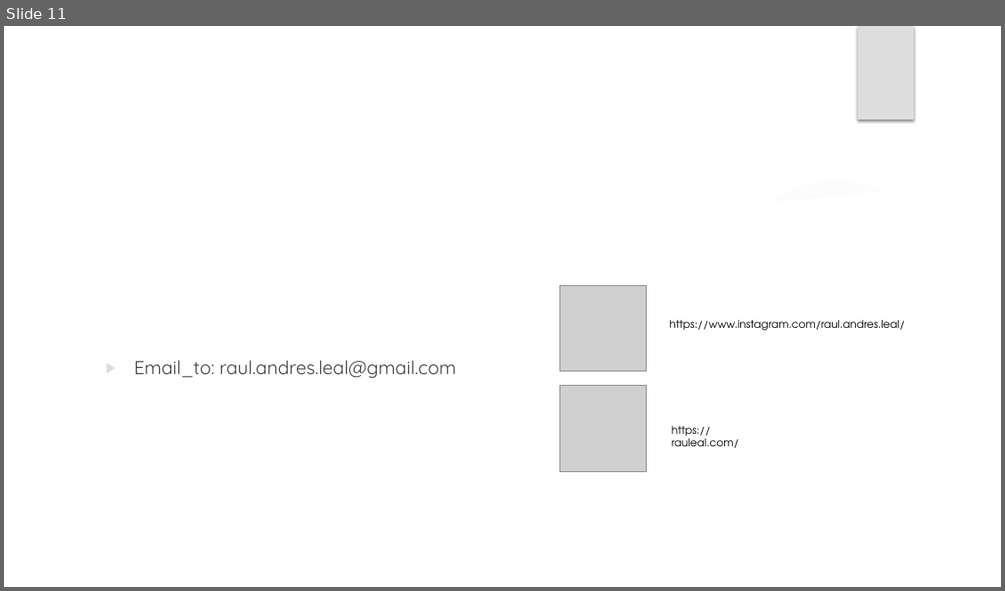
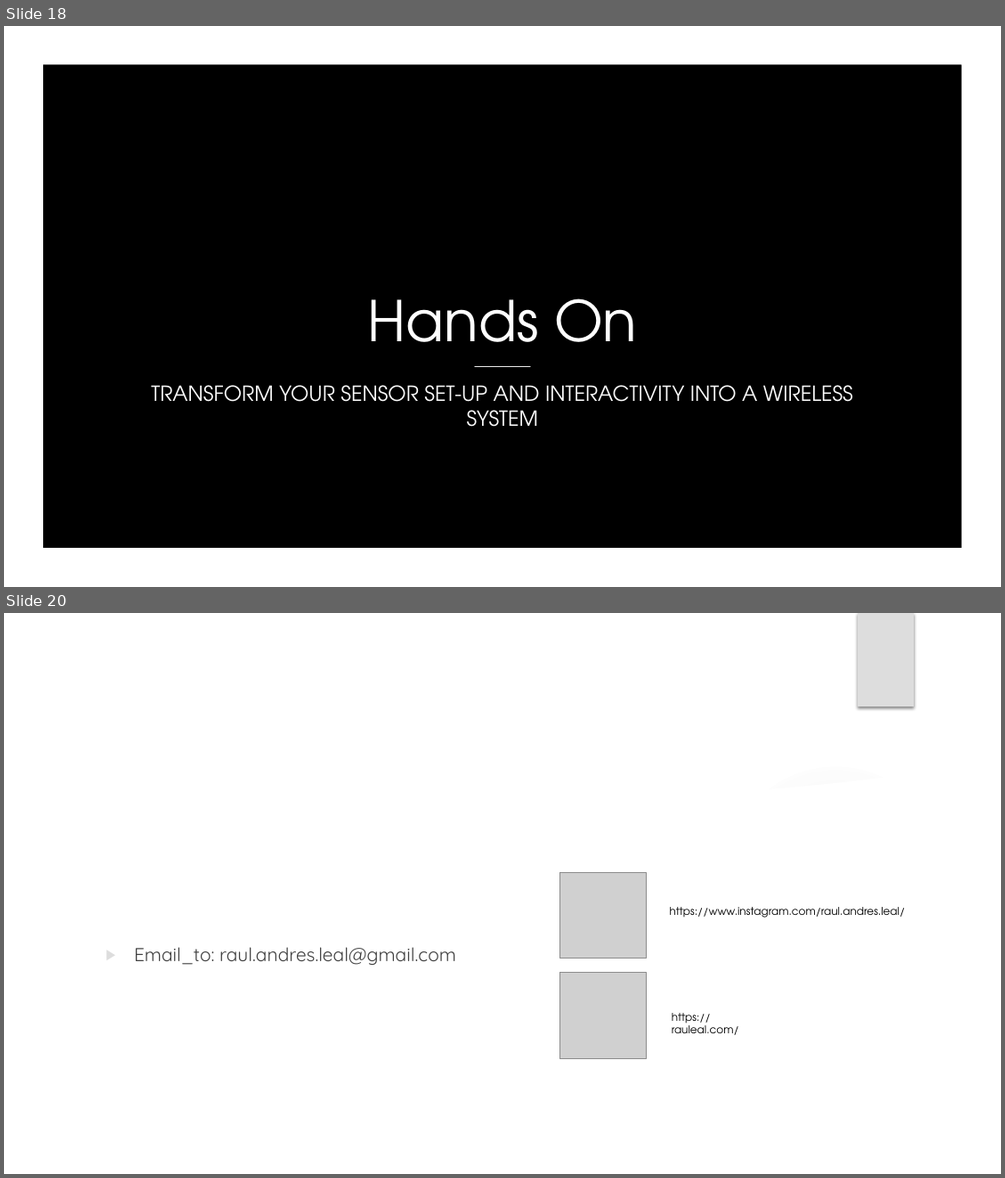
Before and after one commit to Rauleal/TouchDesigner_Bauhaus_workshop, a slide deck: Sensors_Osc Workshop/Workshop_presentation.pptx. Shown one above the other, each under a label of ours: slide 11 before the commit, slides 18 and 20 after it; the slides between them are not shown. The pictures are 1005x591 and 1005x1178 pixels, drawn with LibreOffice and Linux fonts; fonts in the diff are those of the drawing; grey boxes stand for pictures; background and template pictures are left out. Boxes give left, top, right and bottom in pixels: in the first picture for what was removed or moved away, otherwise in the second. Text is boxed around its words. In the diff, an @@ line names an element or a change of style, - is before the commit and + after.

```diff
--- a/Sensors_Osc Workshop/Workshop_presentation.pptx
+++ b/Sensors_Osc Workshop/Workshop_presentation.pptx
@@ slide 18 added at [4, 26, 1001, 587], background picture (left out) @@
@@ freeform shape added at [4, 26, 1001, 587], fill #000000 @@
@@ rectangle added at [4, 26, 1001, 587], fill #000000 @@
@@ freeform shape added at [4, 26, 1001, 587], fill #FFFFFF @@
@@ rectangle added at [858, 26, 914, 119], fill #DDDDDD @@
@@ ellipse added at [4, 244, 347, 587], fill gradient #5F5F5F @@
@@ ellipse added at [4, 244, 347, 587], fill gradient #5F5F5F @@
@@ title added at [368, 298, 637, 367], 54 pt, text #FFFFFF @@
+Hands On
@@ line added from (475, 367) to (531, 367), #EBEBEB 1 pt @@
@@ text added at [151, 385, 853, 426], 20 pt, text #FCFCFC @@
+TRANSFORM YOUR SENSOR SET-UP AND INTERACTIVITY INTO A WIRELESS SYSTEM
@@ ellipse added at [720, 506, 801, 587], fill gradient #5F5F5F @@
@@ ellipse added at [720, 506, 801, 587], fill gradient #5F5F5F @@
@@ what was slide 11 is now slide 20 @@
```
Also in this commit, not shown: 5 slides changed, 9 other slides added, 1 slide removed, 38 other files.
